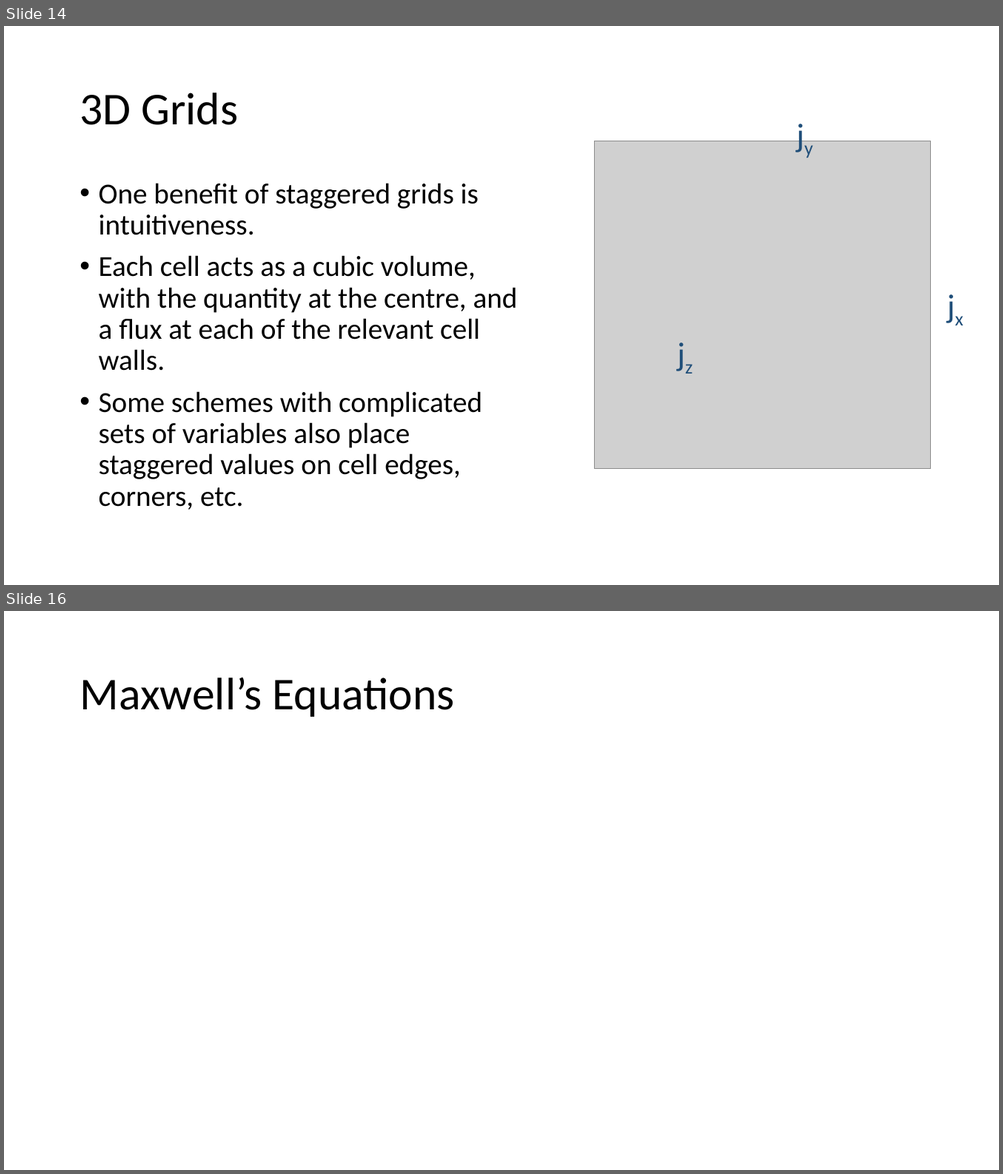
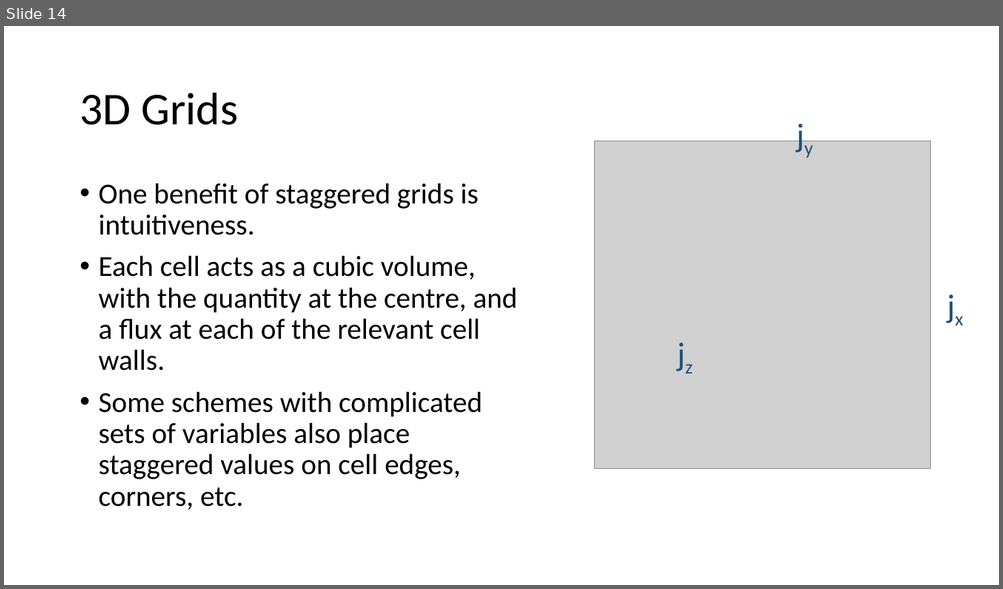
Before and after one commit to Tsintsuntsini/PHYS_581, a slide deck: Presentation3/Staggered Grids.pptx. Shown one above the other, each under a label of ours: slides 14 and 16 before the commit, slide 14 after it; the slides between them are not shown. The pictures are 1003x1174 and 1003x589 pixels, drawn with LibreOffice and Linux fonts; fonts in the diff are those of the drawing; grey boxes stand for pictures. Boxes give left, top, right and bottom in pixels: in the first picture for what was removed or moved away, otherwise in the second. Text is boxed around its words. In the diff, an @@ line names an element or a change of style, - is before the commit and + after.

```diff
--- a/Presentation3/Staggered Grids.pptx
+++ b/Presentation3/Staggered Grids.pptx
@@ slide 16 removed at [4, 611, 999, 1170], background #FFFFFF @@
@@ title removed at [79, 678, 455, 717] @@
-Maxwell’s Equations
```
Also in this commit, not shown: 4 slides changed, 2 slides added, 3 other slides removed, 2 other files.
